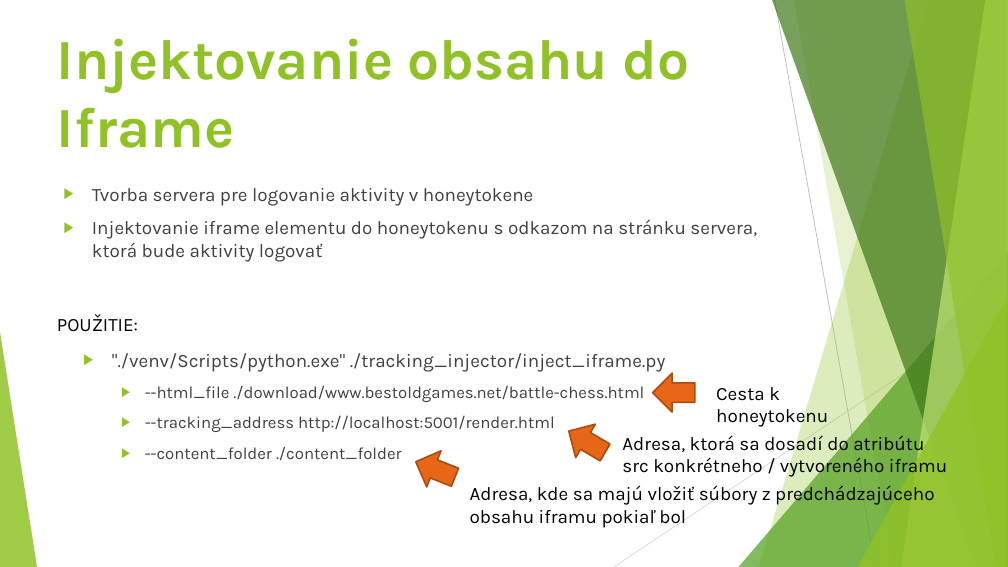
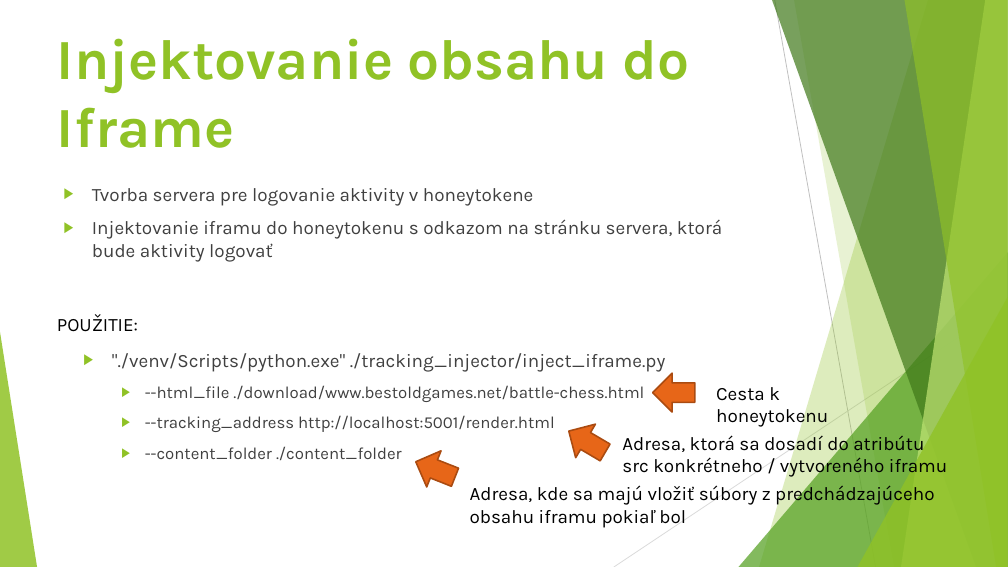
Before and after one commit to jperdek/tokenCreator, a slide deck: slide 13 of presentations/Detekcia nepovoleneho prístupu kustomizáciou nízko interaktívnych honeypotov1.pptx. Drawn at 1008x567 pixels with LibreOffice and Linux fonts; fonts in the diff are those of the drawing. Boxes give left, top, right and bottom in pixels: in the first picture for what was removed or moved away, otherwise in the second. Text is boxed around its words. In the diff, an @@ line names an element or a change of style, - is before the commit and + after.

```diff
--- a/presentations/Detekcia nepovoleneho prístupu kustomizáciou nízko interaktívnych honeypotov1.pptx
+++ b/presentations/Detekcia nepovoleneho prístupu kustomizáciou nízko interaktívnych honeypotov1.pptx
@@ text at (92, 219, 722, 262): text changed @@
-▶ Injektovanie iframe elementu do honeytokenu s odkazom na stránku servera, ktorá bude aktivity logovať
+▶ Injektovanie iframu do honeytokenu s odkazom na stránku servera, ktorá bude aktivity logovať
```
Also in this commit, not shown: 4 other slides changed, 1 slide added, 59 other files.
